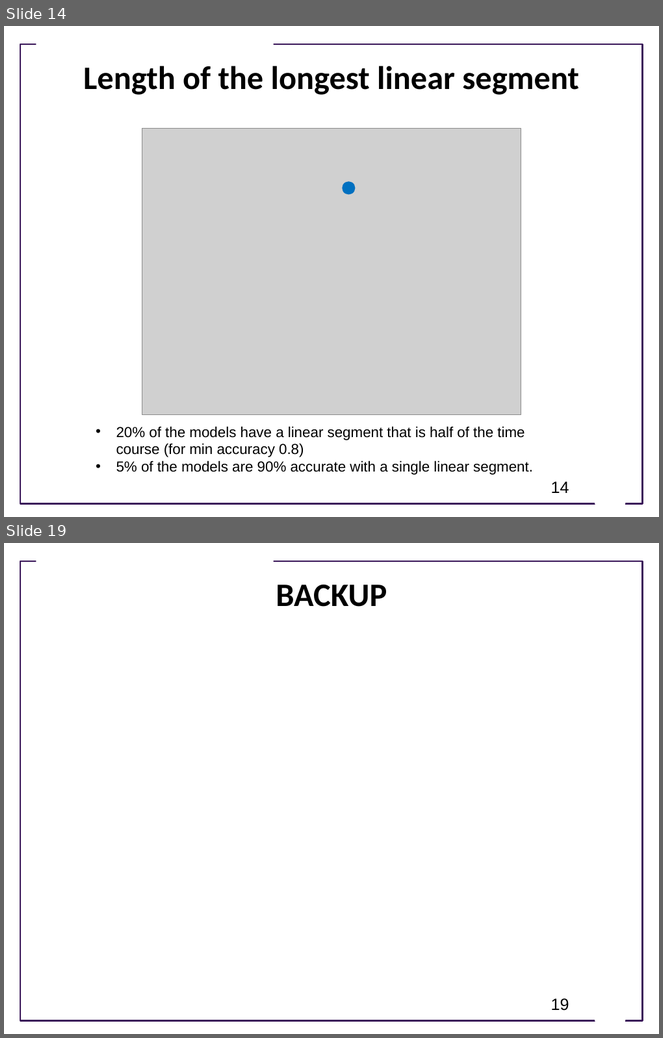
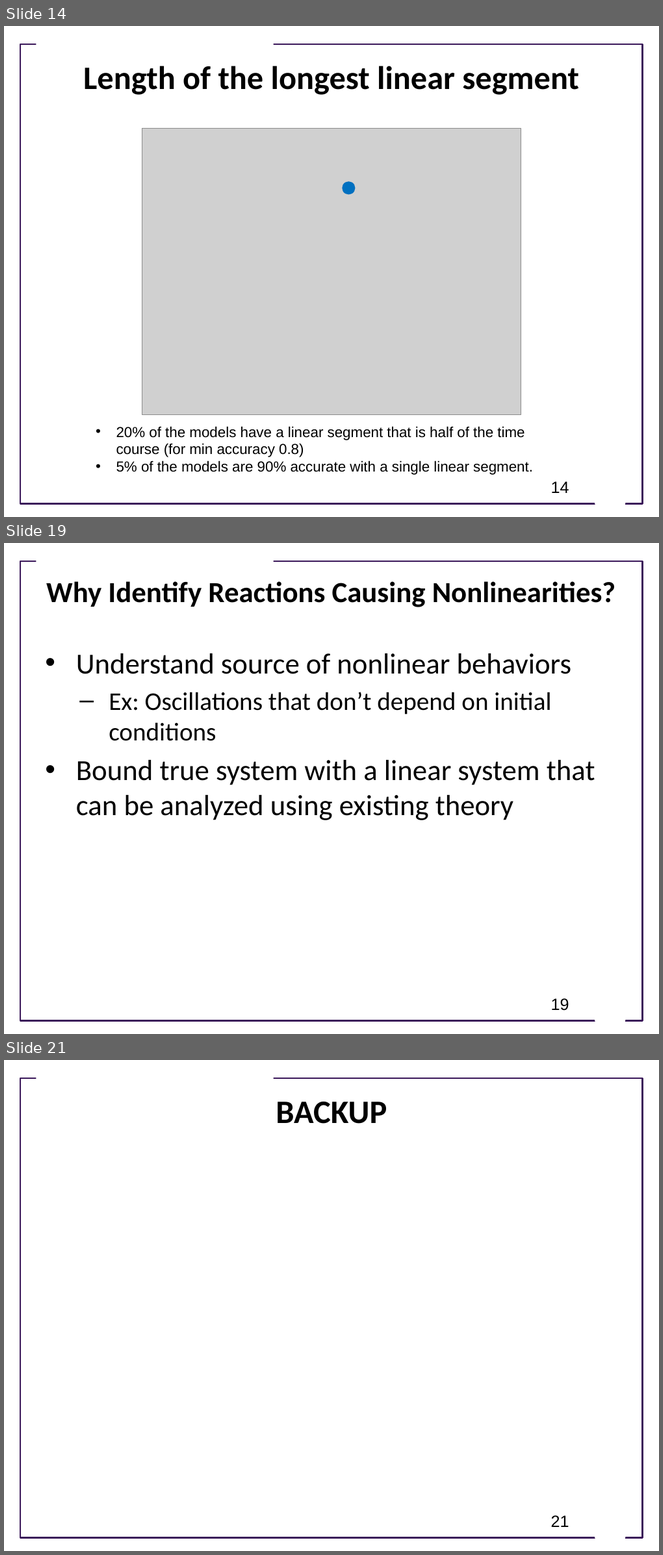
Before and after one commit to joseph-hellerstein/biomodels_linearity, a slide deck: docs/How Nonlinear is BioModels.pptx. Shown one above the other, each under a label of ours: slides 14 and 19 before the commit, slides 14, 19 and 21 after it; the slides between them are not shown. The pictures are 663x1038 and 663x1555 pixels, drawn with LibreOffice and Linux fonts; fonts in the diff are those of the drawing; grey boxes stand for pictures; background and template pictures are left out. Boxes give left, top, right and bottom in pixels: in the first picture for what was removed or moved away, otherwise in the second. Text is boxed around its words. In the diff, an @@ line names an element or a change of style, - is before the commit and + after.

```diff
--- a/docs/How Nonlinear is BioModels.pptx
+++ b/docs/How Nonlinear is BioModels.pptx
@@ slide 19 added at [4,543,659,1034], background #FFFFFF; not listed: 3 template elements that a slide beside it also shows @@
@@ title added at [46,581,616,607], 32 pt, text #000000, bold @@
+Why Identify Reactions Causing Nonlinearities?
@@ text added at [76,653,596,821], 32 pt, text #000000 @@
+• Understand source of nonlinear behaviors
+  – Ex: Oscillations that don’t depend on initial conditions
+• Bound true system with a linear system that can be analyzed using existing theory
@@ page number added at [551,999,570,1011], 18 pt, text #000000 @@
+19
@@ what was slide 19 is now slide 21 @@
@@ page number at [551,1516,570,1527]: text changed @@
-19
+21
```
Also in this commit, not shown: 13 slides changed, 5 other slides added, 1 slide removed, 3 other files.
